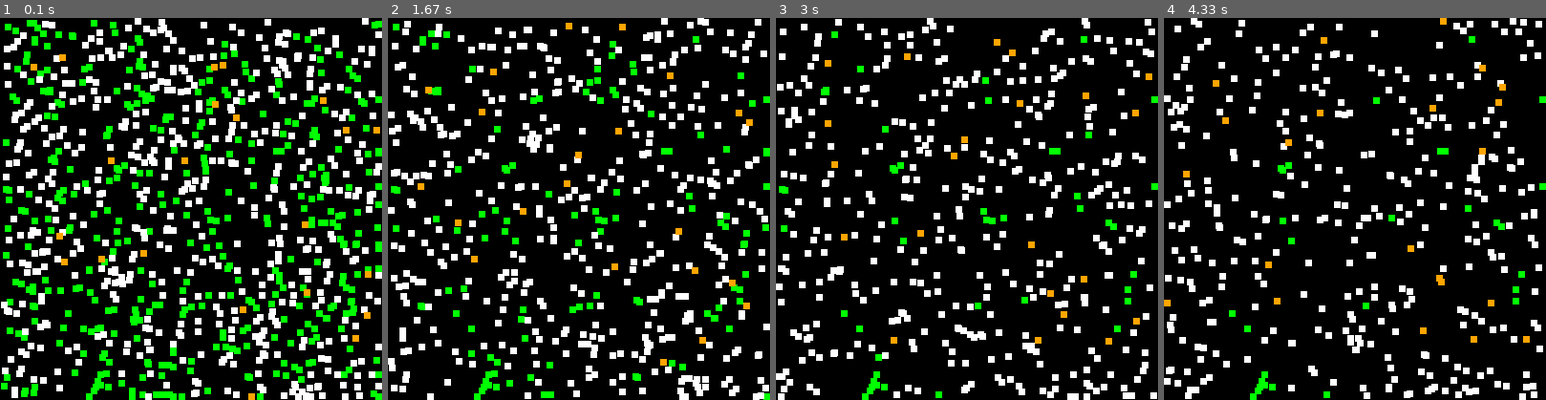
Above: before the commit, frames 1-4 (left to right).
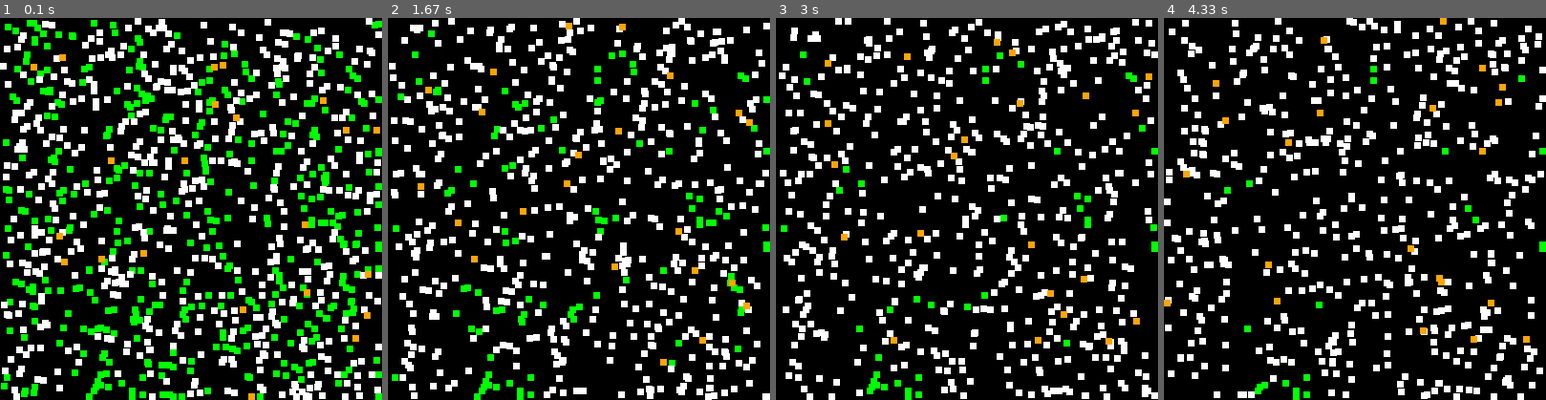
Above: after the commit, the same moments.

Repository: RAVIA33/Projet_algo
Game: pygame game, started from projet/main.py
Two runs of this game, one before a commit and one after it. Both use one fixed random seed, a clock stepped at 60 frames per second and the inputs below.
Inputs:
- Up to frame 1 (0.1 s): no input
- Up to frame 2 (1.67 s): no input
- Up to frame 3 (3 s): no input
- Up to frame 4 (4.33 s): no input

The runs differ from the first frame. In frame 1, 3.9% of the frame differs, in the area x 0-100%, y 0-100%; in frame 2, 24%; in frame 3, 22%; in frame 4, 21%.

Commit message:
add test collision-énergie

Diff:
--- a/projet/etres_vivants.py
+++ b/projet/etres_vivants.py
@@ -20,8 +20,9 @@
     #Quand l'énergie baisse, on vérifie que l'entité est toujours vivante
     def perdre_energie(self, quantite) :
         self.energie -= quantite
-        if self.energie <= 0 :
-            self.vivant = False   #self souligné en rouge, peut etre ajouter un getter @
+        if self.energie <= 0:
+            self.energie = 0
+            self.vivant = False#la condition false pour que si son énergie arrive à zéro ça le supprime
 
     def vieillir(self) :
         self.age += 1
--- a/projet/main.py
+++ b/projet/main.py
@@ -196,29 +196,36 @@
 
     #méthode pour gérer les collisions entre les sprites
     def check_collision(self)-> None:
-        for sprite in self.__actors_sprites:  #pour chaque sprite dasn le groupe actors_sprite(lapins, renards, plantes)
-            #création d'une liste contenant tous les sprites en collision avec sprite
+        for sprite in self.__actors_sprites:
             touch_sprites = pygame.sprite.spritecollide(sprite, self.__actors_sprites, False)
-            #pygame.sprite.spritecollide(...) : on vérifie si le sprite rentre en collision avec d'autre sprites du groupe --> false car on ne veut pas que les sprites soit automatiquement supprimé
-
-            #donc la on parcourt chaque autre sprite trouvé dans touch_sprites
+
             for other_sprite in touch_sprites:
                 if sprite == other_sprite:
-                    continue  #la on met la condition qu'il se passe rien si il rentre en collsion avec lui-même
-
-                # print(f"Collision détectée entre {sprite} et {other_sprite}") #j'avais mis ça pour vérifier ce qu'il se passait entre les groupes
+                    continue
 
                 #vérifie si sprite est une instance de la class renard et si other_sprite est une instance de la class Lapin
                 if isinstance(sprite._actor.type, Renard) and isinstance(other_sprite._actor.type, Lapin):  #si c'est le cas alors affiche "renard mange lapin"
-                    print("Renard mange un lapin")
-                    other_sprite.kill()  #supprime le lapin
-                    sprite._actor.type.energie += 10  #augmente l'énergie du renard
+                    if sprite._actor.type.energie < sprite._actor.type.energie_maximale:
+                        print("Renard mange un lapin")
+                        energie_gagnee = other_sprite._actor.type.energie #le renard récupère toute l'énergie du lapin
+                        sprite._actor.type.energie += energie_gagnee
+                        if sprite._actor.type.energie < sprite._actor.type.energie_maximale:
+                            sprite._actor.type.energie = min(sprite._actor.type.energie, sprite._actor.type.energie_maximale)#limite au max
+                            other_sprite.kill()  #supprime le lapin
+
+                    print(f"{sprite._actor.type.__class__.__name__} énergie actuelle : {sprite._actor.type.energie}")
+
 
                 #vérifie si sprite est une instance de la class lapin et si other_sprite est une instance de la class plante
                 elif isinstance(sprite._actor.type, Lapin) and isinstance(other_sprite._actor.type, Plante):
-                    print("Lapin mange une plante")
-                    other_sprite.kill()  #supprime la plante
-                    sprite._actor.type.energie += 5  #augmente l'énergie du lapin
+                    if sprite._actor.type.energie < sprite._actor.type.energie_maximale:
+                        print("Lapin mange une plante")
+                        energie_gagnee = other_sprite._actor.type.valeur_nutritive  #le lapin récup l'énergie de la plante
+                        sprite._actor.type.energie += energie_gagnee
+                        sprite._actor.type.energie = min(sprite._actor.type.energie, sprite._actor.type.energie_maximale)  #limite au max
+                        other_sprite.kill()  #supprime la plante
+                    print(f"{sprite._actor.type.__class__.__name__} énergie actuelle : {sprite._actor.type.energie}")
+
 
 
     def __update_actors(self) -> None:
--- a/projet/parametres.py
+++ b/projet/parametres.py
@@ -2,9 +2,6 @@
 
 #Paramètres de départ pour les plantes
 plante_quantite_initial = 700
-plante_energie_initiale = 3
-plante_energie_maximale = 3
-plante_energie_fournie = 3
 plante_age_maximal = "infini"
 plante_valeur_nutritive = 3
 
@@ -12,7 +9,7 @@
 #Paramètres de départ pour les plantes
 lapin_nombre_initial = 520
 lapin_energie_initiale = 10
-lapin_energie_maximale = 25
+lapin_energie_maximale = 20
 lapin_vitesse = 1
 lapin_age_maximal = 5
 lapin_reproduction_max = 3
